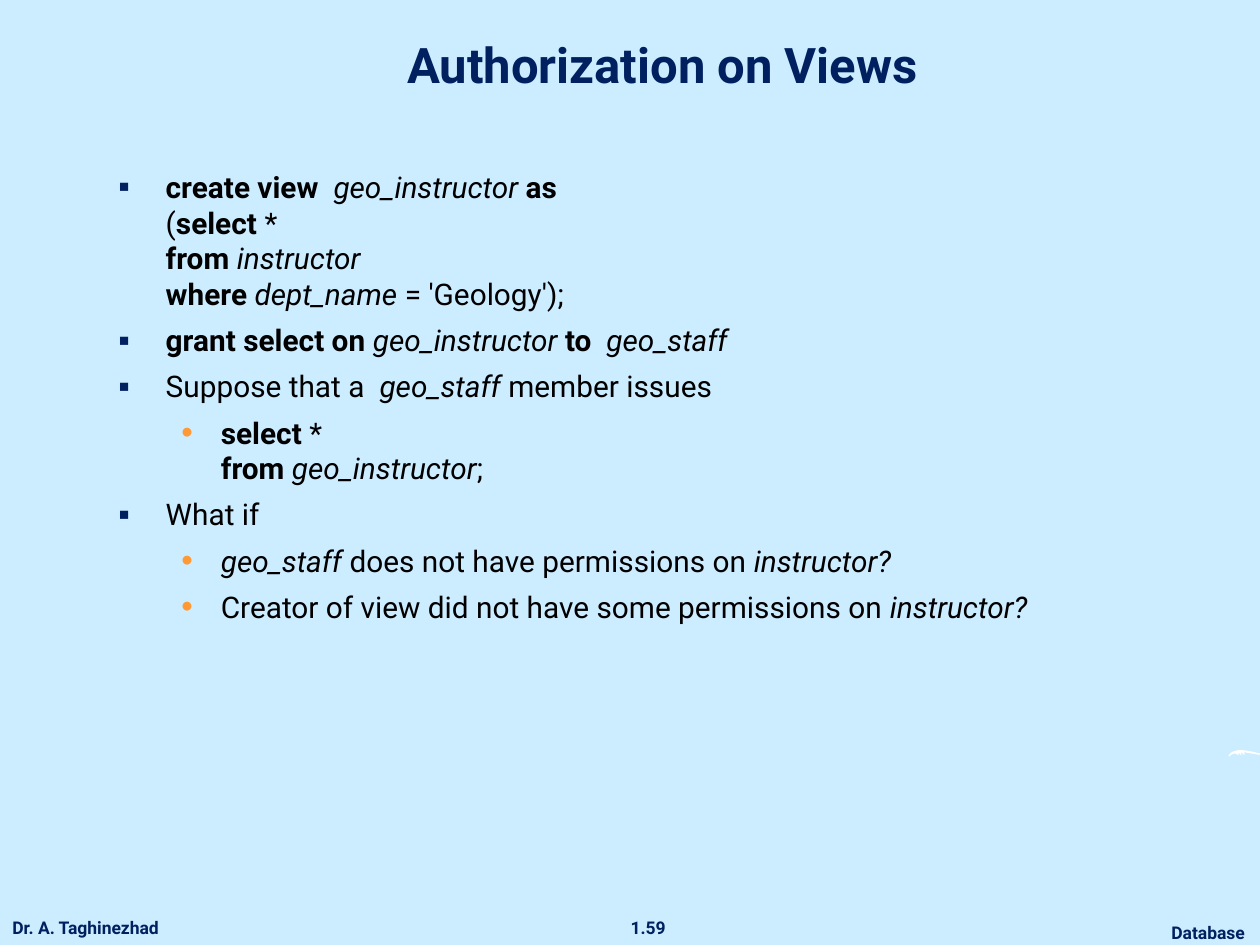
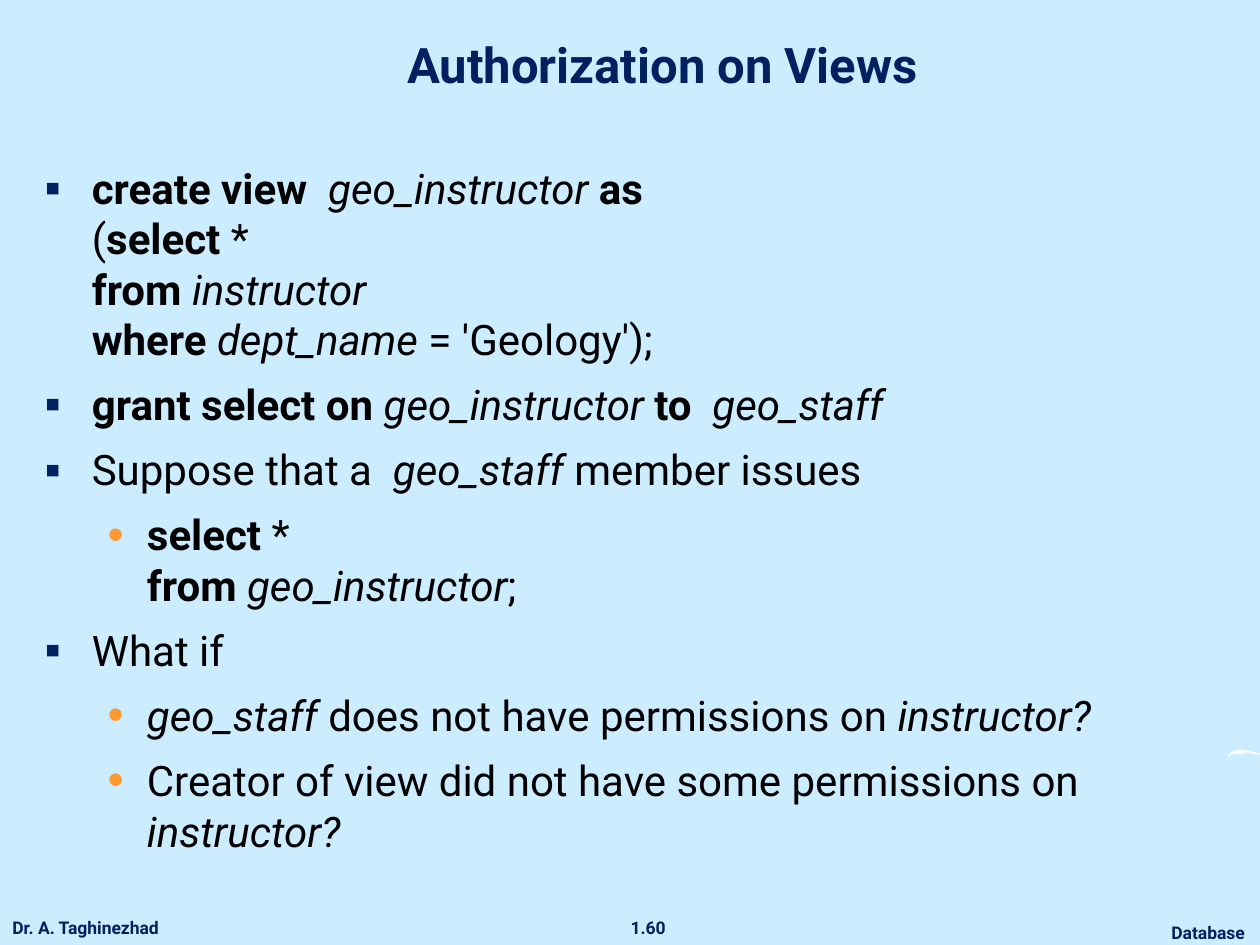
Before and after one commit to ataghinezhad/ataghinezhad.github.io, a slide deck: slide 60 of courses/downloads/temp/Database_Lec4.pptx (slide 59 before the commit). Drawn at 1260x945 pixels with LibreOffice and Linux fonts; fonts in the diff are those of the drawing; background and template pictures are left out. Boxes give left, top, right and bottom in pixels: in the first picture for what was removed or moved away, otherwise in the second. Text is boxed around its words. In the diff, an @@ line names an element or a change of style, - is before the commit and + after.

```diff
--- a/courses/downloads/temp/Database_Lec4.pptx
+++ b/courses/downloads/temp/Database_Lec4.pptx
@@ text "create view geo_instructor as (select ...": place and size @@
-text "create view geo_instructor as (select ..." at [166,176,1027,624]
+text "create view geo_instructor as (select ..." at [92,173,1091,848]
@@ text "create view geo_instructor as (select ..." at [92,173,1091,848]: size 17 to 24 pt; more space between paragraphs @@
@@ page number at [631,921,666,934]: text changed @@
-1.59
+1.60
```
Also in this commit, not shown: 39 other slides changed, 2 slides added, 1 slide removed, 1 other file.
